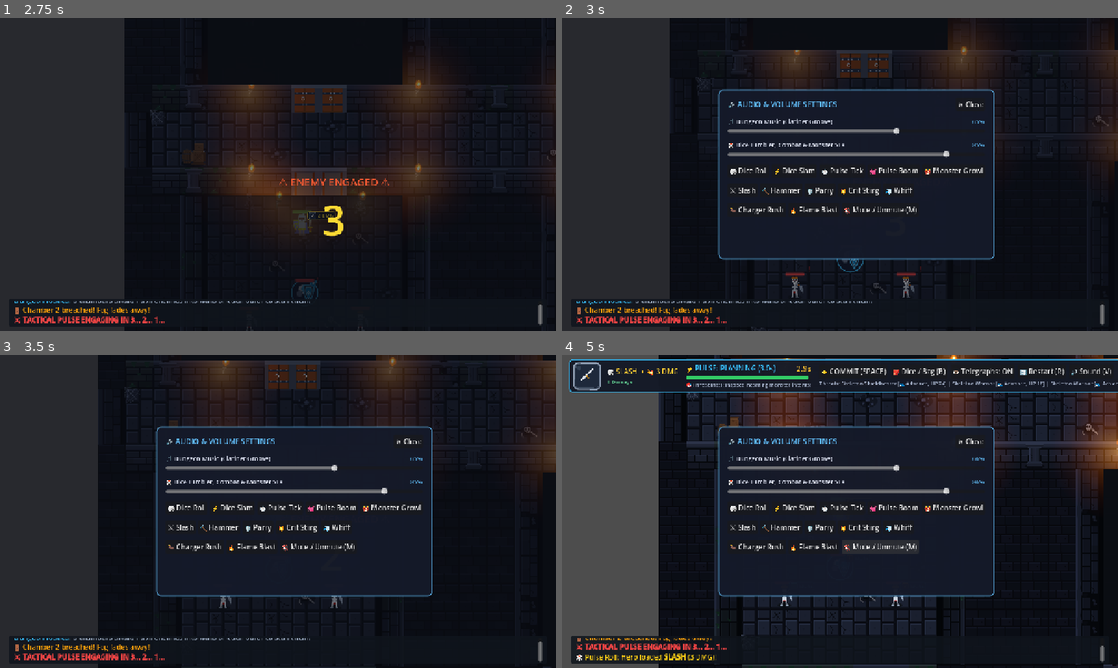
Above: before the commit, frames 1-4 (two rows, left to right).
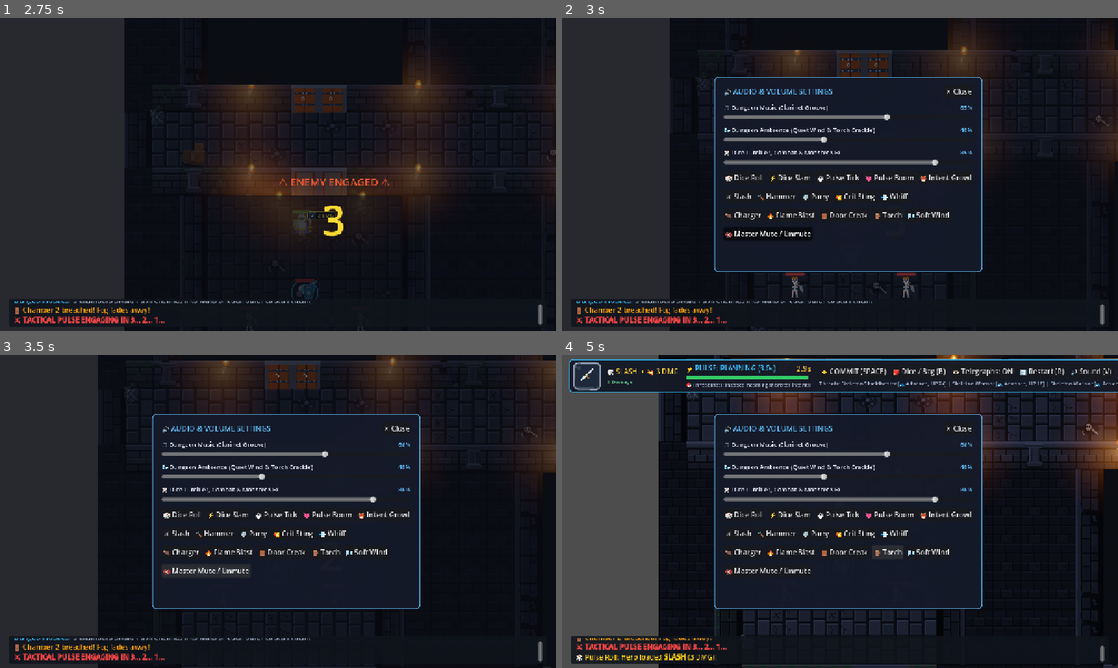
Above: after the commit, the same moments.

Repository: ShootyQ/DungeonGame
Game: Godot game, scene res://scenes/combat_arena.tscn
The game is run twice, just before and just after one commit, with the same random seed, the same clock (stepped at 60 frames per second) and the same inputs. Sound files missing from this copy of the repository are replaced by a short silence.
Inputs (mouse positions are in pixels of both pictures, inside the frame that each line leads up to):
- Up to frame 1 (2.75 s): tap B at 0.5, 1.25, 1.35, 2 s; move the mouse to (400, 158) at 0.52 s; hold D 0.53-1.28 s; tap R at 0.6 s; click (400, 158) at 0.67 s; tap Space at 0.77, 1.52 s; move the mouse to (166, 190) at 1.27 s; hold S 1.28-2.03 s; move the mouse to (333, 105) at 2.02 s; hold D from 2.03 s (still down); tap I at 2.1 s
- Up to frame 2 (3 s): move the mouse to (812, 237) at 2.77 s; release D at 2.78 s; hold W from 2.78 s (still down); tap V at 2.85 s; click (812, 237) at 2.92 s
- Up to frame 3 (3.5 s): keep holding W; tap Space at 3.02 s
- Up to frame 4 (5 s): release W at 3.5 s; click (845, 552) at 3.5 s, where only the run after the commit has a clickable "🚪 Door Creak"; click (890, 552) at 4.25 s, where only the run after the commit has a clickable "🪵 Torch"

Frame 1 is identical in both runs. In frame 2, 6.8% of the frame differs, in the area x 27-78%, y 18-82%; in frame 3, 6.6%; in frame 4, 8.1%.

Commit message:
Add heavy door creak, torch crackle, and quiet dungeon wind ambience with dedicated volume controls

Diff:
--- a/scripts/combat_arena.gd
+++ b/scripts/combat_arena.gd
@@ -94,15 +94,23 @@
 var sfx_enemy_intent: AudioStream
 var sfx_charger_rush: AudioStream
 var sfx_pyro_flame: AudioStream
+var sfx_door_creak: AudioStream
+var sfx_torch_crackle: AudioStream
+var sfx_wind_whisper: AudioStream
+var ambient_wind_player: AudioStreamPlayer
+var ambient_torch_player: AudioStreamPlayer
 var last_pulse_tick_sec: int = -1
 var music_volume: float = 0.65
 var sfx_volume: float = 0.85
+var ambience_volume: float = 0.40
 var is_audio_settings_open: bool = false
 var audio_settings_modal: PanelContainer
 var music_slider: HSlider
 var sfx_slider: HSlider
+var ambience_slider: HSlider
 var music_val_label: Label
 var sfx_val_label: Label
+var ambience_val_label: Label
 var backpack_modal: PanelContainer
 var dice_rack_container: HBoxContainer
 var backpack_items_container: VBoxContainer
@@ -1065,6 +1073,12 @@
 		sfx_charger_rush = load("res://assets/audio/charger_rush_roar.wav")
 	if ResourceLoader.exists("res://assets/audio/pyro_flame_ignite.wav"):
 		sfx_pyro_flame = load("res://assets/audio/pyro_flame_ignite.wav")
+	if ResourceLoader.exists("res://assets/audio/heavy_door_creak.wav"):
+		sfx_door_creak = load("res://assets/audio/heavy_door_creak.wav")
+	if ResourceLoader.exists("res://assets/audio/torch_crackle_ambient.wav"):
+		sfx_torch_crackle = load("res://assets/audio/torch_crackle_ambient.wav")
+	if ResourceLoader.exists("res://assets/audio/dungeon_wind_whisper.wav"):
+		sfx_wind_whisper = load("res://assets/audio/dungeon_wind_whisper.wav")
 
 	# Music Player (Plays the fantasy clarinet dungeon music)
 	music_player = AudioStreamPlayer.new()
@@ -1078,6 +1092,30 @@
 	if music_stream:
 		music_player.play()
 
+	# Ambient Subterranean Wind Player (Subtle background draft - kept fairly quiet)
+	ambient_wind_player = AudioStreamPlayer.new()
+	if sfx_wind_whisper:
+		var wind_wav = sfx_wind_whisper as AudioStreamWAV
+		if wind_wav:
+			wind_wav.loop_mode = AudioStreamWAV.LOOP_FORWARD
+		ambient_wind_player.stream = sfx_wind_whisper
+		ambient_wind_player.volume_db = linear_to_db(ambience_volume * 0.20) - 6.0
+	add_child(ambient_wind_player)
+	if sfx_wind_whisper:
+		ambient_wind_player.play()
+
+	# Ambient Wall Torch Crackle Player (Gentle licking flame and embers)
+	ambient_torch_player = AudioStreamPlayer.new()
+	if sfx_torch_crackle:
+		var torch_wav = sfx_torch_crackle as AudioStreamWAV
+		if torch_wav:
+			torch_wav.loop_mode = AudioStreamWAV.LOOP_FORWARD
+		ambient_torch_player.stream = sfx_torch_crackle
+		ambient_torch_player.volume_db = linear_to_db(ambience_volume * 0.32)
+	add_child(ambient_torch_player)
+	if sfx_torch_crackle:
+		ambient_torch_player.play()
+
 func play_sfx(stream: AudioStream, pitch_scale: float = 1.0, volume_offset_db: float = 0.0) -> void:
 	if not stream or sfx_volume <= 0.01:
 		return
@@ -1138,6 +1176,19 @@
 func play_pyro_flame_sfx() -> void:
 	if sfx_pyro_flame:
 		play_sfx(sfx_pyro_flame, randf_range(0.96, 1.04), 1.0)
+
+func play_door_creak_sfx() -> void:
+	if sfx_door_creak:
+		play_sfx(sfx_door_creak, randf_range(0.96, 1.04), 2.0)
+
+func play_torch_crackle_sfx() -> void:
+	if sfx_torch_crackle:
+		play_sfx(sfx_torch_crackle, randf_range(0.95, 1.05), -4.0)
+
+func play_wind_whisper_sfx() -> void:
+	if sfx_wind_whisper:
+		# Wind kept fairly quiet
+		play_sfx(sfx_wind_whisper, randf_range(0.95, 1.05), -14.0)
 
 func set_music_volume(val: float) -> void:
 	music_volume = clamp(val, 0.0, 1.0)
@@ -1158,6 +1209,23 @@
 	if sfx_val_label:
 		sfx_val_label.text = "%d%%" % int(sfx_volume * 100)
 
+func set_ambience_volume(val: float) -> void:
+	ambience_volume = clamp(val, 0.0, 1.0)
+	if ambient_wind_player:
+		if ambience_volume <= 0.01:
+			ambient_wind_player.volume_db = -80.0
+		else:
+			ambient_wind_player.volume_db = linear_to_db(ambience_volume * 0.20) - 6.0
+	if ambient_torch_player:
+		if ambience_volume <= 0.01:
+			ambient_torch_player.volume_db = -80.0
+		else:
+			ambient_torch_player.volume_db = linear_to_db(ambience_volume * 0.32)
+	if ambience_slider:
+		ambience_slider.value = ambience_volume
+	if ambience_val_label:
+		ambience_val_label.text = "%d%%" % int(ambience_volume * 100)
+
 func _toggle_audio_settings() -> void:
 	is_audio_settings_open = !is_audio_settings_open
 	if audio_settings_modal:
@@ -1168,11 +1236,11 @@
 func _setup_audio_ui() -> void:
 	audio_settings_modal = PanelContainer.new()
 	audio_settings_modal.set_anchors_and_offsets_preset(Control.PRESET_CENTER)
-	audio_settings_modal.custom_minimum_size = Vector2(560, 390)
-	audio_settings_modal.offset_left = -280
-	audio_settings_modal.offset_top = -195
-	audio_settings_modal.offset_right = 280
-	audio_settings_modal.offset_bottom = 195
+	audio_settings_modal.custom_minimum_size = Vector2(580, 450)
+	audio_settings_modal.offset_left = -290
+	audio_settings_modal.offset_top = -225
+	audio_settings_modal.offset_right = 290
+	audio_settings_modal.offset_bottom = 225
 	audio_settings_modal.visible = false
 
 	var a_style = StyleBoxFlat.new()
@@ -1188,7 +1256,7 @@
 	hud_root.add_child(audio_settings_modal)
 
 	var vbox = VBoxContainer.new()
-	vbox.add_theme_constant_override("separation", 14)
+	vbox.add_theme_constant_override("separation", 12)
 	audio_settings_modal.add_child(vbox)
 
 	# Header Row
@@ -1241,6 +1309,37 @@
 	music_slider.value_changed.connect(set_music_volume)
 	mus_vbox.add_child(music_slider)
 
+	# Ambience Volume Row
+	var amb_vbox = VBoxContainer.new()
+	amb_vbox.add_theme_constant_override("separation", 4)
+	vbox.add_child(amb_vbox)
+
+	var amb_head = HBoxContainer.new()
+	amb_vbox.add_child(amb_head)
+	var amb_lbl = Label.new()
+	amb_lbl.text = "🌬️ Dungeon Ambience (Quiet Wind & Torch Crackle)"
+	amb_lbl.add_theme_font_size_override("font_size", 14)
+	amb_lbl.add_theme_color_override("font_color", Color(0.9, 0.92, 0.98))
+	amb_head.add_child(amb_lbl)
+
+	var a_sp = Control.new()
+	a_sp.size_flags_horizontal = Control.SIZE_EXPAND_FILL
+	amb_head.add_child(a_sp)
+
+	ambience_val_label = Label.new()
+	ambience_val_label.text = "%d%%" % int(ambience_volume * 100)
+	ambience_val_label.add_theme_font_size_override("font_size", 14)
+	ambience_val_label.add_theme_color_override("font_color", Color(0.38, 0.74, 0.97))
+	amb_head.add_child(ambience_val_label)
+
+	ambience_slider = HSlider.new()
+	ambience_slider.min_value = 0.0
+	ambience_slider.max_value = 1.0
+	ambience_slider.step = 0.02
+	ambience_slider.value = ambience_volume
+	ambience_slider.value_changed.connect(set_ambience_volume)
+	amb_vbox.add_child(ambience_slider)
+
 	# Sound FX Volume Row
 	var sfx_vbox = VBoxContainer.new()
 	sfx_vbox.add_theme_constant_override("separation", 4)
@@ -1298,7 +1397,7 @@
 	test_hbox.add_child(test_sub_btn)
 
 	var test_intent_btn = Button.new()
-	test_intent_btn.text = "👹 Monster Growl"
+	test_intent_btn.text = "👹 Intent Growl"
 	test_intent_btn.pressed.connect(play_enemy_intent_sfx)
 	test_hbox.add_child(test_intent_btn)
 
@@ -1332,13 +1431,13 @@
 	test_whiff_btn.pressed.connect(play_attack_whiff_sfx)
 	test_hbox2.add_child(test_whiff_btn)
 
-	# Quick Action Buttons Row 3: Special Abilities & Mute
+	# Quick Action Buttons Row 3: Monsters & Chamber Actions
 	var test_hbox3 = HBoxContainer.new()
 	test_hbox3.add_theme_constant_override("separation", 6)
 	vbox.add_child(test_hbox3)
 
 	var test_charge_btn = Button.new()
-	test_charge_btn.text = "🐂 Charger Rush"
+	test_charge_btn.text = "🐂 Charger"
 	test_charge_btn.pressed.connect(play_charger_rush_sfx)
 	test_hbox3.add_child(test_charge_btn)
 
@@ -1347,17 +1446,39 @@
 	test_flame_btn.pressed.connect(play_pyro_flame_sfx)
 	test_hbox3.add_child(test_flame_btn)
 
+	var test_door_btn = Button.new()
+	test_door_btn.text = "🚪 Door Creak"
+	test_door_btn.pressed.connect(play_door_creak_sfx)
+	test_hbox3.add_child(test_door_btn)
+
+	var test_torch_btn = Button.new()
+	test_torch_btn.text = "🪵 Torch"
+	test_torch_btn.pressed.connect(play_torch_crackle_sfx)
+	test_hbox3.add_child(test_torch_btn)
+
+	var test_wind_btn = Button.new()
+	test_wind_btn.text = "🌬️ Soft Wind"
+	test_wind_btn.pressed.connect(play_wind_whisper_sfx)
+	test_hbox3.add_child(test_wind_btn)
+
+	# Quick Action Buttons Row 4: Master Mute
+	var test_hbox4 = HBoxContainer.new()
+	test_hbox4.add_theme_constant_override("separation", 6)
+	vbox.add_child(test_hbox4)
+
 	var mute_btn = Button.new()
-	mute_btn.text = "🔇 Mute / Unmute (M)"
+	mute_btn.text = "🔇 Master Mute / Unmute"
 	mute_btn.pressed.connect(func():
-		if music_volume > 0.0 or sfx_volume > 0.0:
+		if music_volume > 0.0 or sfx_volume > 0.0 or ambience_volume > 0.0:
 			set_music_volume(0.0)
 			set_sfx_volume(0.0)
+			set_ambience_volume(0.0)
 		else:
 			set_music_volume(0.65)
 			set_sfx_volume(0.85)
+			set_ambience_volume(0.40)
 	)
-	test_hbox3.add_child(mute_btn)
+	test_hbox4.add_child(mute_btn)
 
 func _toggle_backpack() -> void:
 	is_backpack_open = !is_backpack_open
@@ -1717,6 +1838,7 @@
 	return door_pos
 
 func _open_door(door: Dictionary) -> void:
+	play_door_creak_sfx()
 	var r_id = door["room_id"]
 	current_combat_room_id = r_id
 
Not shown, added: assets/audio/dungeon_wind_whisper.wav.import
Not shown, added: assets/audio/heavy_door_creak.wav.import
Not shown, added: assets/audio/torch_crackle_ambient.wav.import
Not shown, added: assets/audio/dungeon_wind_whisper.wav
Not shown, added: assets/audio/heavy_door_creak.wav
Not shown, added: assets/audio/torch_crackle_ambient.wav
